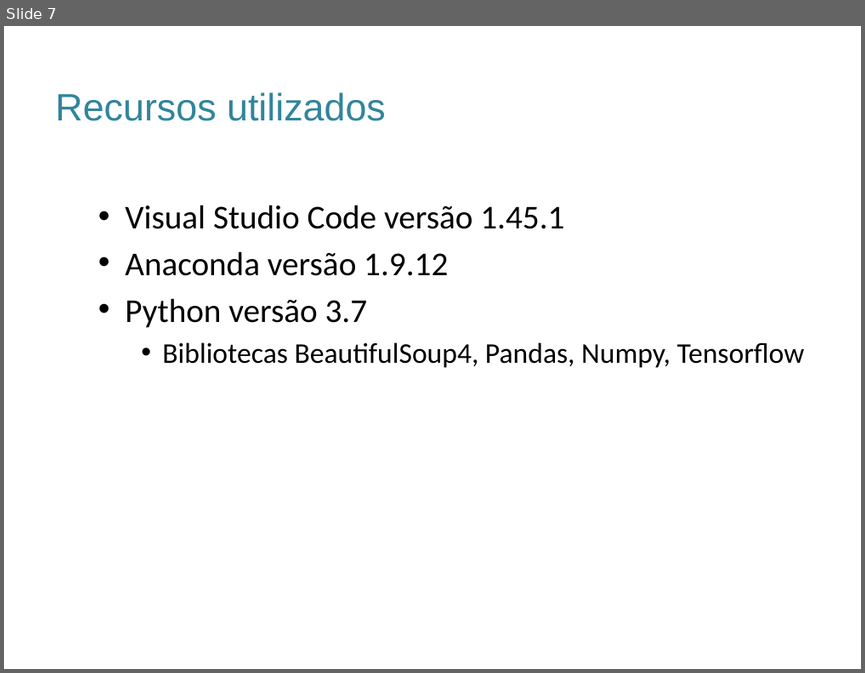
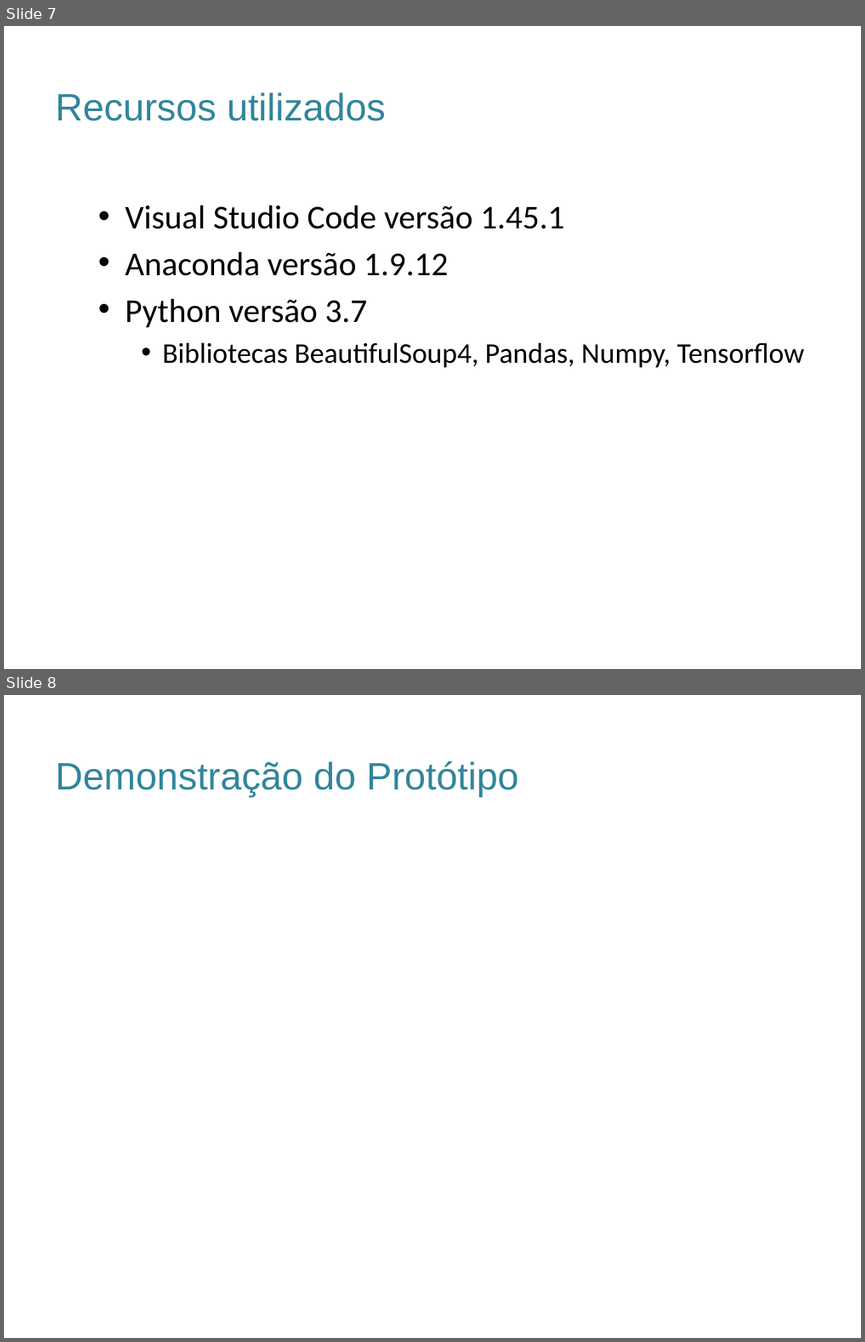
Before and after one commit to rdruzian/TCC-Sumarizacao, a slide deck: Documentos/ModeloApresentaçãoFacens_Sugestão.pptx. Shown one above the other, each under a label of ours: slide 7 before the commit, slides 7 and 8 after it. The pictures are 865x673 and 865x1342 pixels, drawn with LibreOffice and Linux fonts; fonts in the diff are those of the drawing; background and template pictures are left out. Boxes give left, top, right and bottom in pixels: in the first picture for what was removed or moved away, otherwise in the second. Text is boxed around its words. In the diff, an @@ line names an element or a change of style, - is before the commit and + after.

```diff
--- a/Documentos/ModeloApresentaçãoFacens_Sugestão.pptx
+++ b/Documentos/ModeloApresentaçãoFacens_Sugestão.pptx
@@ slide 8 added at bbox=[4, 695, 861, 1338], background picture (left out) @@
@@ title added at bbox=[55, 761, 518, 797], 32 pt, text #31859C @@
+Demonstração do Protótipo
```
Also in this commit, not shown: 3 slides changed, 1 other slide added, 1 slide removed, 2 other files.
